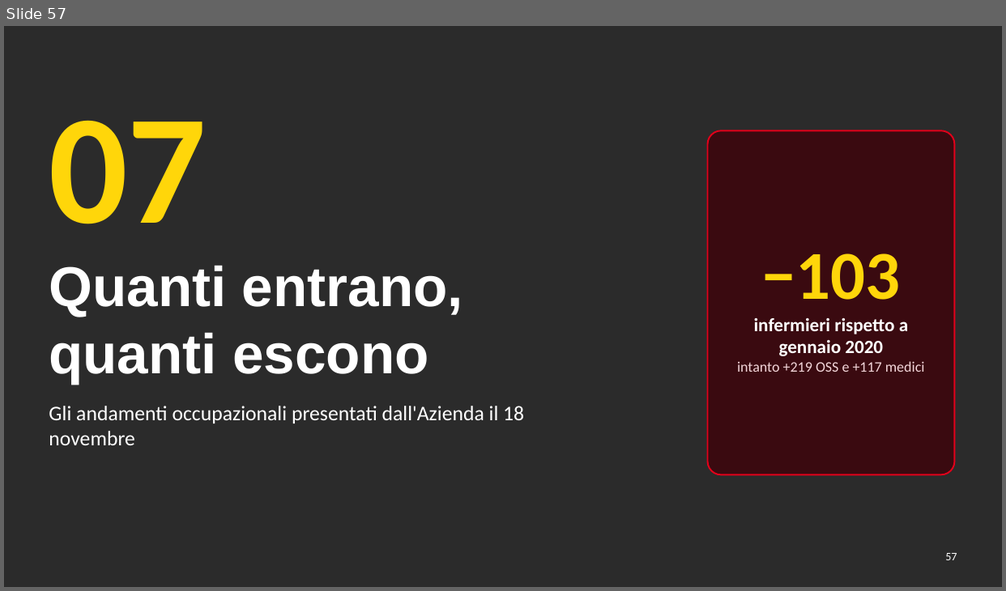
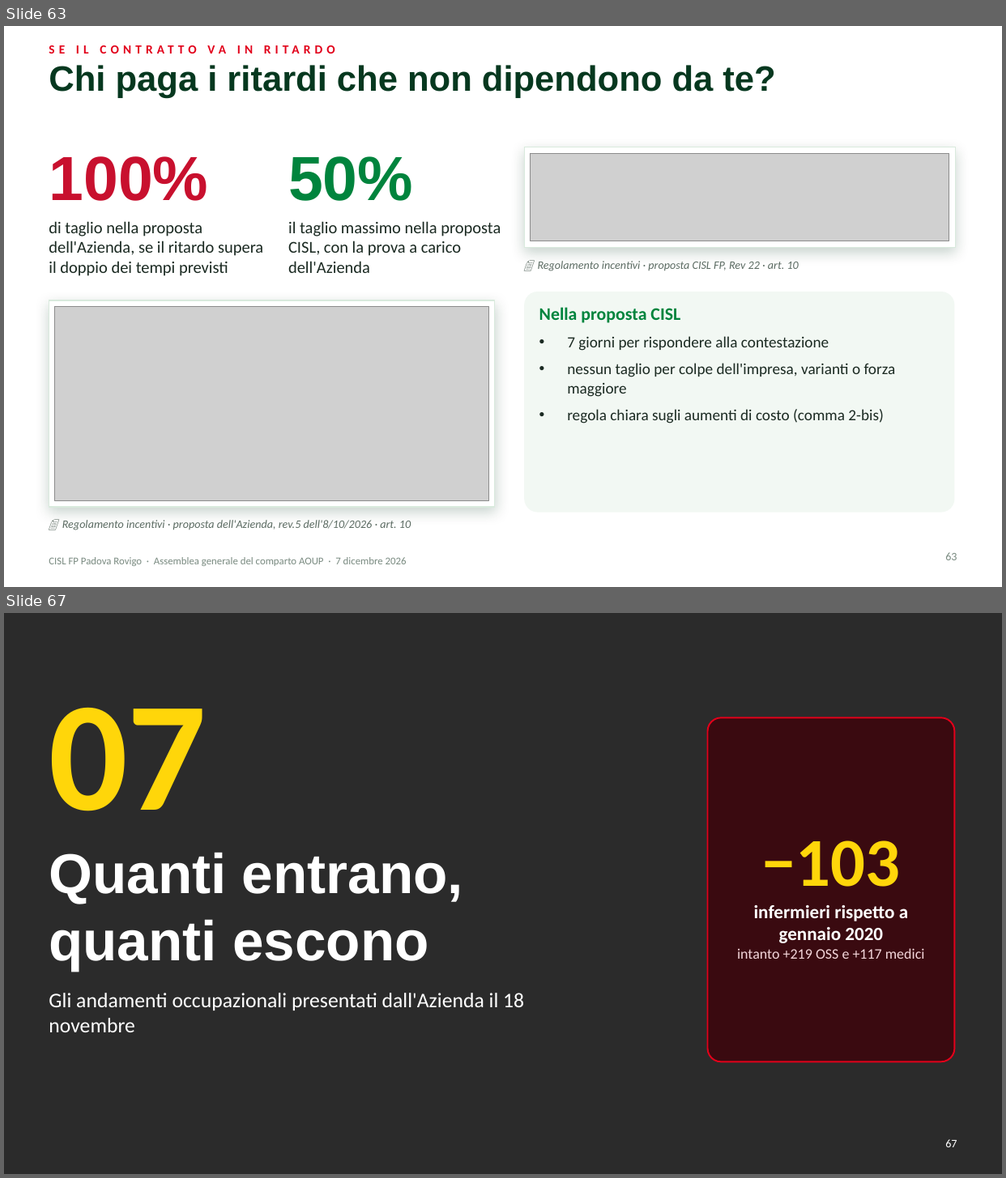
Before and after one commit to aki1806-droid/Prove, a slide deck: produzione/assemblea-2026-12-07/slide/assemblea-2026-12-07.pptx. Shown one above the other, each under a label of ours: slide 57 before the commit, slides 63 and 67 after it; the slides between them are not shown. The pictures are 1006x591 and 1006x1178 pixels, drawn with LibreOffice and Linux fonts; fonts in the diff are those of the drawing; grey boxes stand for pictures; background and template pictures are left out; a plain dark background stands for a picture behind light text. Boxes give left, top, right and bottom in pixels: in the first picture for what was removed or moved away, otherwise in the second. Text is boxed around its words. In the diff, an @@ line names an element or a change of style, - is before the commit and + after.

```diff
--- a/produzione/assemblea-2026-12-07/slide/assemblea-2026-12-07.pptx
+++ b/produzione/assemblea-2026-12-07/slide/assemblea-2026-12-07.pptx
@@ slide 63 added at [4, 26, 1002, 587], background #FFFFFF @@
@@ text added at [207, 45, 226, 54], 12 pt, text #E2001A, bold @@
+SE IL CONTRATTO VA IN RITARDO
@@ title added at [49, 65, 775, 98], 34 pt, text #06381F, bold @@
+Chi paga i ritardi che non dipendono da te?
@@ text added at [49, 156, 208, 201], 60 pt, text #C8102E, bold @@
+100%
@@ text added at [288, 156, 413, 201], 60 pt, text #00843D, bold @@
+50%
@@ rectangle added at [524, 148, 956, 248], fill #FFFFFF, outline #D9EADD 1 pt @@
@@ picture added at [530, 153, 949, 241] @@
@@ text added at [49, 221, 263, 276], 16 pt, text #1B2A22 @@
+di taglio nella proposta dell'Azienda, se il ritardo supera il doppio dei tempi previsti
@@ text added at [288, 221, 501, 273], 16 pt, text #1B2A22 @@
+il taglio massimo nella proposta CISL, con la prova a carico dell'Azienda
@@ text added at [538, 261, 799, 271], 11 pt, text #5B6B62, italic @@
+📄 Regolamento incentivi · proposta CISL FP, Rev 22 · art. 10
@@ rounded rectangle added at [524, 292, 955, 513], fill #F2F8F3 @@
@@ rectangle added at [49, 301, 494, 507], fill #FFFFFF, outline #D9EADD 1 pt @@
@@ picture added at [55, 307, 488, 501] @@
@@ text added at [539, 307, 896, 424], 15 pt, text #1B2A22 @@
+Nella proposta CISL
+• 7 giorni per rispondere alla contestazione
+• nessun taglio per colpe dell'impresa, varianti o forza maggiore
+• regola chiara sugli aumenti di costo (comma 2-bis)
@@ text added at [62, 520, 411, 531], 11 pt, text #5B6B62, italic @@
+📄 Regolamento incentivi · proposta dell'Azienda, rev.5 dell'8/10/2026 · art. 10
@@ text added at [49, 557, 407, 566], 10 pt, text #7A8B81 @@
+CISL FP Padova Rovigo · Assemblea generale del comparto AOUP · 7 dicembre 2026
@@ page number added at [945, 552, 957, 561], 11 pt, text #7A8B81 @@
+63
@@ what was slide 57 is now slide 67 @@
@@ page number at [945, 1139, 957, 1148]: text changed @@
-57
+67
```
Also in this commit, not shown: 2 slides changed, 9 other slides added, 16 other files.
